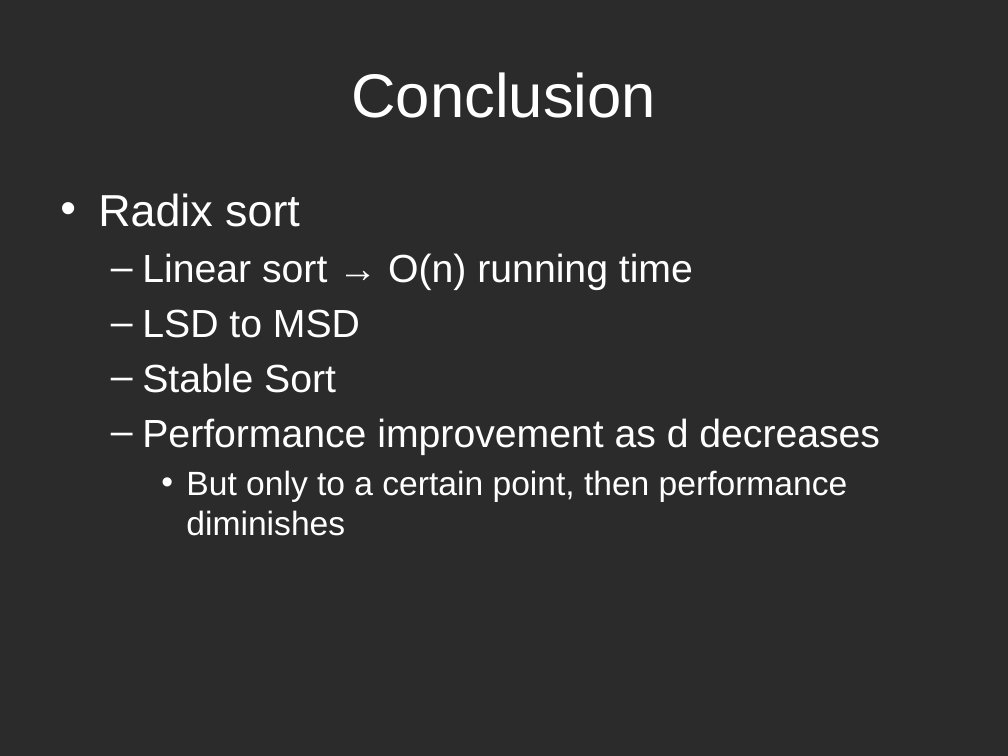
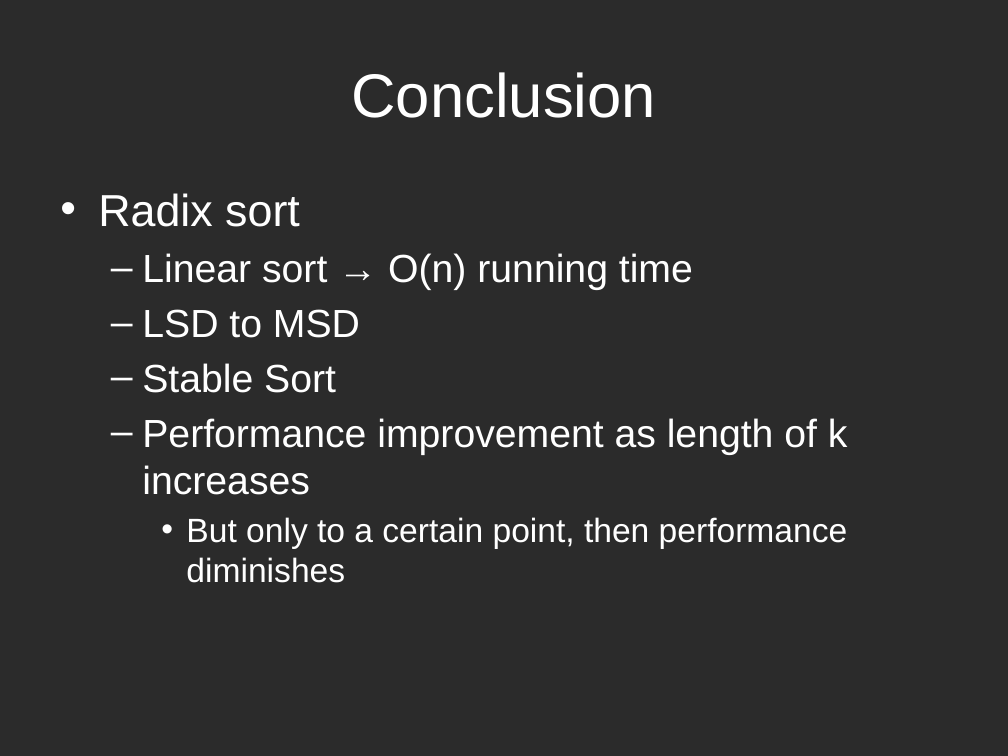
Before and after one commit to hyoshid1/project375, a slide deck: slide 8 of presentation.pptx. Drawn at 1008x756 pixels with LibreOffice and Linux fonts; fonts in the diff are those of the drawing; background and template pictures are left out; a plain dark background stands for a picture behind light text. Boxes give left, top, right and bottom in pixels: in the first picture for what was removed or moved away, otherwise in the second. Text is boxed around its words. In the diff, an @@ line names an element or a change of style, - is before the commit and + after.

```diff
--- a/presentation.pptx
+++ b/presentation.pptx
@@ text at <box>142,418,848,495</box>: text changed @@
-  – Performance improvement as d decreases
+  – Performance improvement as length of k increases
```
Also in this commit, not shown: 1 other slide changed.
